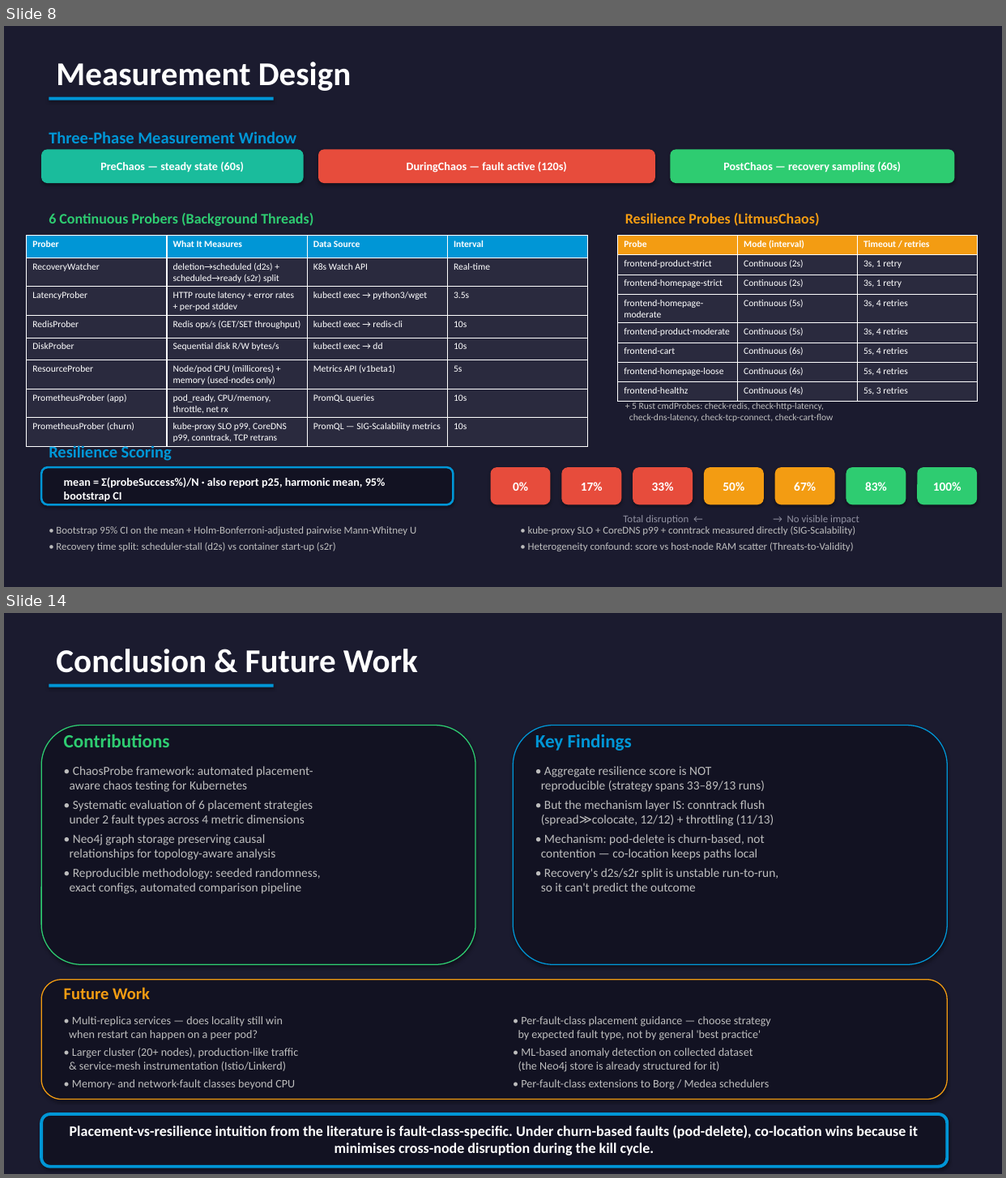
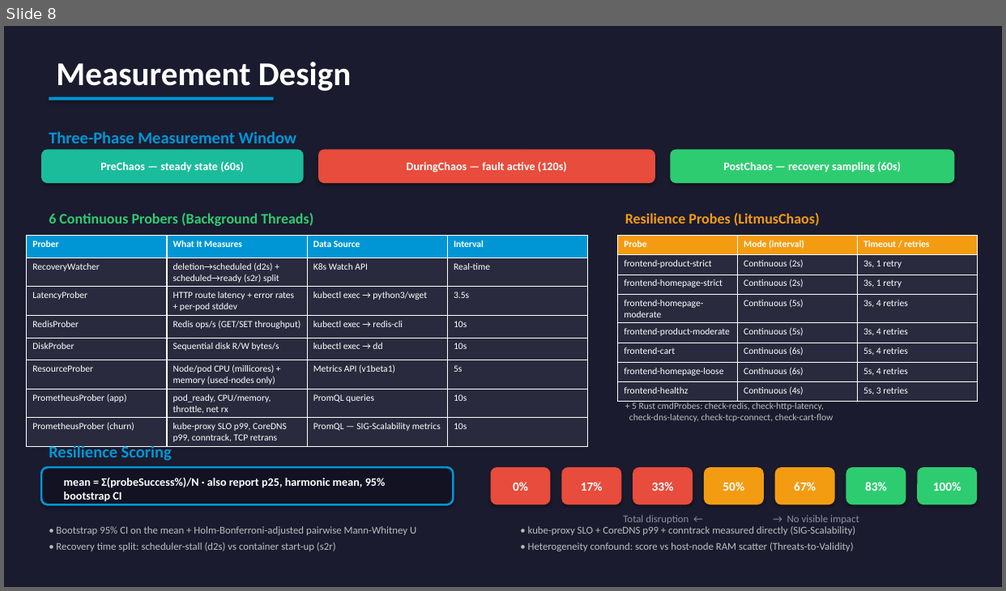
Before and after one commit to yhu02/uva-msc-thesis, a slide deck: ChaosProbe_Presentation.pptx. Shown one above the other, each under a label of ours: slides 8 and 14 before the commit, slide 8 after it; the slides between them are not shown. The pictures are 1006x1178 and 1006x591 pixels, drawn with LibreOffice and Linux fonts; fonts in the diff are those of the drawing. Boxes give left, top, right and bottom in pixels: in the first picture for what was removed or moved away, otherwise in the second. Text is boxed around its words. In the diff, an @@ line names an element or a change of style, - is before the commit and + after.

```diff
--- a/ChaosProbe_Presentation.pptx
+++ b/ChaosProbe_Presentation.pptx
@@ slide 14 removed at (4, 613, 1002, 1174), background #1B1B2F @@
@@ text removed at (56, 649, 418, 673) @@
-Conclusion & Future Work
@@ rectangle removed at (49, 684, 274, 687) @@
@@ rounded rectangle removed at (41, 726, 475, 965) @@
@@ rounded rectangle removed at (513, 726, 948, 965) @@
@@ text removed at (64, 735, 170, 747) @@
-Contributions
@@ text removed at (535, 735, 632, 751) @@
-Key Findings
@@ text removed at (70, 766, 321, 894) @@
-• ChaosProbe framework: automated placement-
-aware chaos testing for Kubernetes
-• Systematic evaluation of 6 placement strategies
-under 2 fault types across 4 metric dimensions
-• Neo4j graph storage preserving causal
-relationships for topology-aware analysis
-• Reproducible methodology: seeded randomness,
-exact configs, automated comparison pipeline
@@ text removed at (541, 766, 778, 894) @@
-• Aggregate resilience score is NOT
-reproducible (strategy spans 33–89/13 runs)
-• But the mechanism layer IS: conntrack flush
-(spread≫colocate, 12/12) + throttling (11/13)
-• Mechanism: pod-delete is churn-based, not
-contention — co-location keeps paths local
-• Recovery's d2s/s2r split is unstable run-to-run,
-so it can't predict the outcome
@@ rounded rectangle removed at (41, 980, 948, 1100) @@
@@ text removed at (64, 987, 150, 999) @@
-Future Work
@@ text removed at (69, 1016, 298, 1090) @@
-• Multi-replica services — does locality still win
-when restart can happen on a peer pod?
-• Larger cluster (20+ nodes), production-like traffic
-& service-mesh instrumentation (Istio/Linkerd)
-• Memory- and network-fault classes beyond CPU
@@ text removed at (518, 1016, 771, 1090) @@
-• Per-fault-class placement guidance — choose strategy
-by expected fault type, not by general 'best practice'
-• ML-based anomaly detection on collected dataset
-(the Neo4j store is already structured for it)
-• Per-fault-class extensions to Borg / Medea schedulers
@@ rounded rectangle removed at (41, 1114, 948, 1167) @@
@@ text removed at (70, 1126, 918, 1156) @@
-Placement-vs-resilience intuition from the literature is fault-class-specific. Under churn-based faults (pod-delete), co-location wins because it minimises cross-node disruption during the kill cycle.
```
Also in this commit, not shown: 7 slides changed, 7 slides added, 4 other slides removed.
